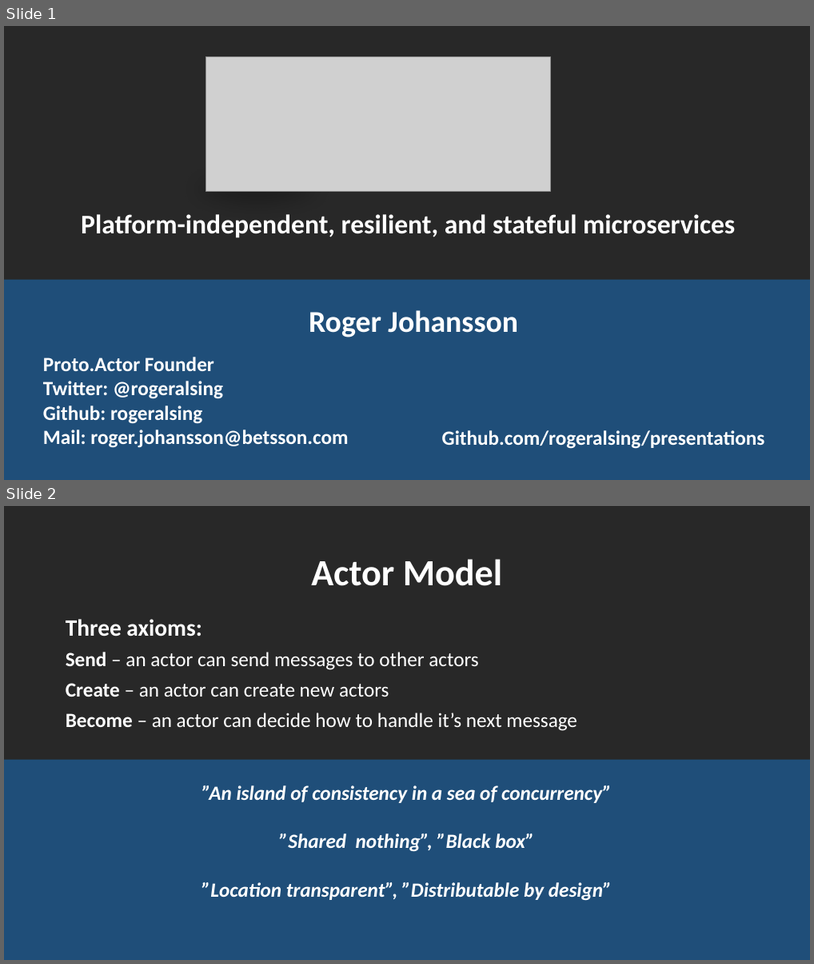
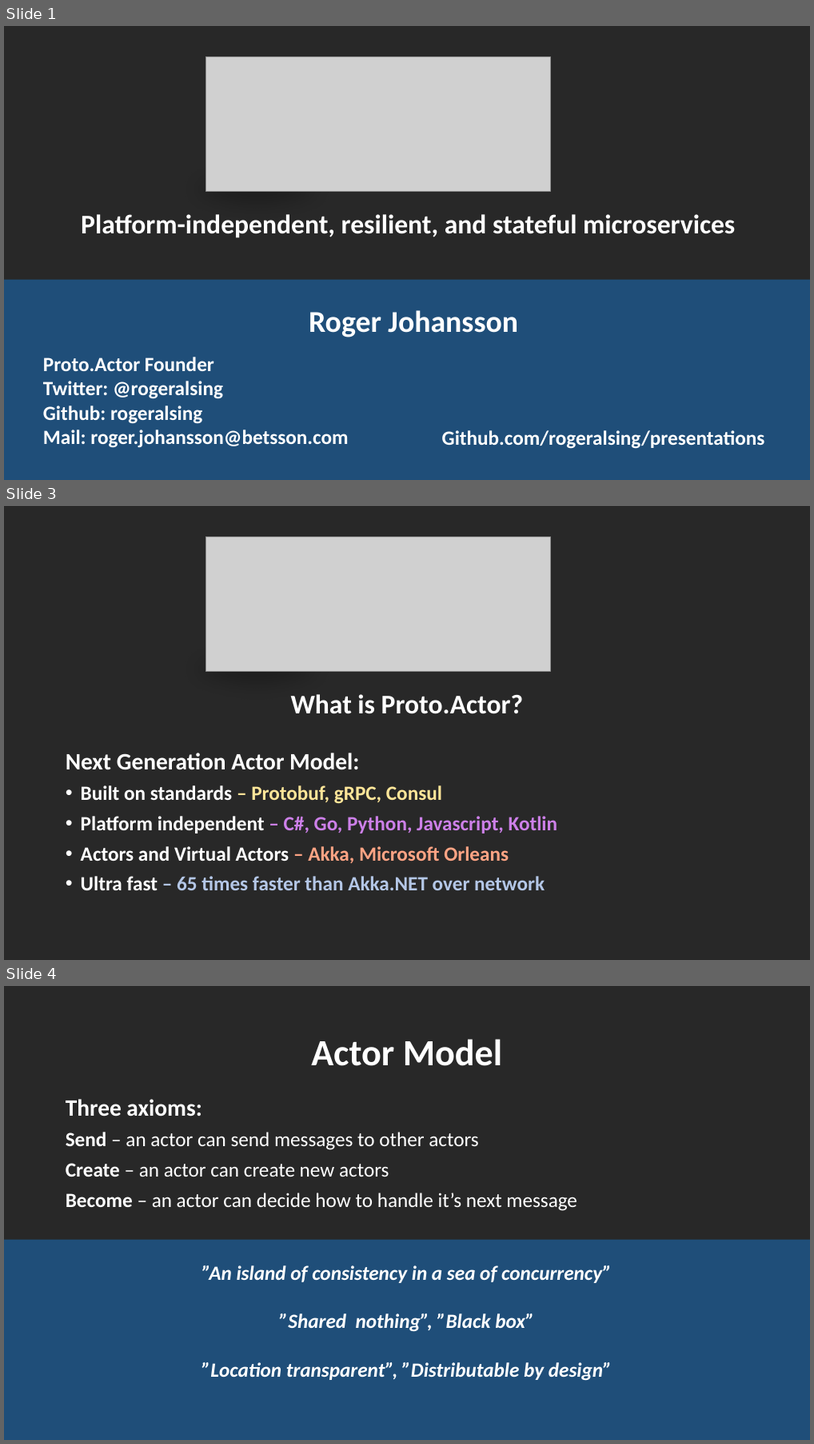
Before and after one commit to rogeralsing/Presentations, a slide deck: ProtoActor/QConSP/protoactor.pptx. Shown one above the other, each under a label of ours: slides 1 and 2 before the commit, slides 1, 3 and 4 after it; the slides between them are not shown. The pictures are 814x964 and 814x1444 pixels, drawn with LibreOffice and Linux fonts; fonts in the diff are those of the drawing; grey boxes stand for pictures. Boxes give left, top, right and bottom in pixels: in the first picture for what was removed or moved away, otherwise in the second. Text is boxed around its words. In the diff, an @@ line names an element or a change of style, - is before the commit and + after.

```diff
--- a/ProtoActor/QConSP/protoactor.pptx
+++ b/ProtoActor/QConSP/protoactor.pptx
@@ slide 3 added at bbox=[4, 506, 810, 960], background #282828 @@
@@ picture added at bbox=[206, 537, 550, 671] @@
@@ ellipse added at bbox=[155, 633, 358, 706], fill #000000 at 27% opacity @@
@@ text added at bbox=[291, 694, 523, 714], 32 pt, text #FFFFFF, bold @@
+What is Proto.Actor?
@@ text added at bbox=[66, 752, 558, 890], 24 pt, text #FFFFFF, bold @@
+Next Generation Actor Model:
+• Built on standards – Protobuf, gRPC, Consul
+• Platform independent – C#, Go, Python, Javascript, Kotlin
+• Actors and Virtual Actors – Akka, Microsoft Orleans
+• Ultra fast – 65 times faster than Akka.NET over network
@@ what was slide 2 is now slide 4 @@
```
Also in this commit, not shown: 1 slide changed, 2 other slides added, 1 slide removed.
